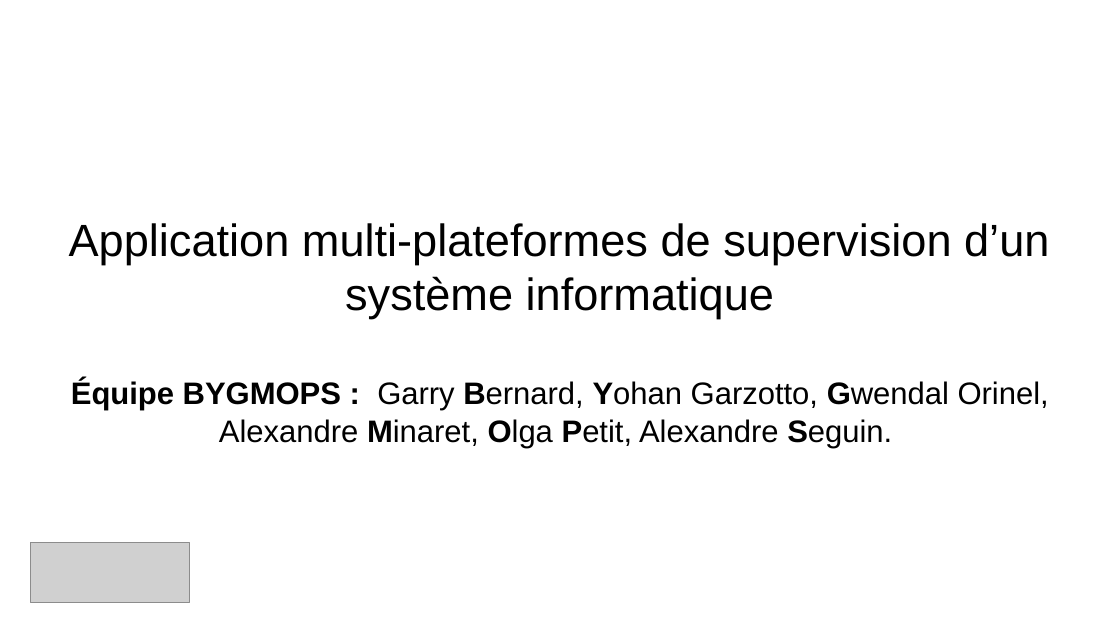
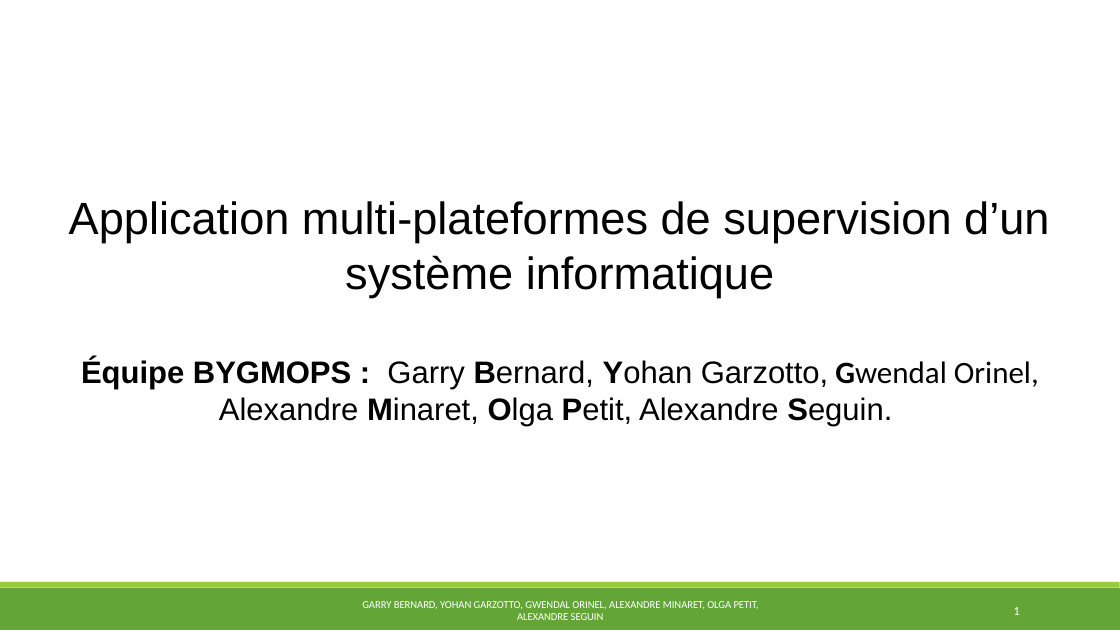
Before and after one commit to MSIR2018/Supervision-Cacti, a slide deck: slide 1 of Powerpoint.pptx. Drawn at 1120x630 pixels with LibreOffice and Linux fonts; fonts in the diff are those of the drawing; grey boxes stand for pictures; background and template pictures are left out. Boxes give left, top, right and bottom in pixels: in the first picture for what was removed or moved away, otherwise in the second. Text is boxed around its words. In the diff, an @@ line names an element or a change of style, - is before the commit and + after.

```diff
--- a/Powerpoint.pptx
+++ b/Powerpoint.pptx
@@ text "Application multi-plateformes de supervision d’un ...": place and size @@
-text "Application multi-plateformes de supervision d’un ..." at box(69, 223, 1049, 448)
+text "Application multi-plateformes de supervision d’un ..." at box(69, 201, 1049, 426)
@@ text at box(81, 358, 1039, 426): font Arial to Calibri in "Gwendal Orinel," @@
@@ picture removed at box(30, 543, 190, 603) @@
@@ rectangle added at box(0, 588, 1120, 630), fill #63A537 @@
@@ rectangle added at box(0, 582, 1120, 588), fill #99CB38 @@
@@ text added at box(362, 601, 759, 620), 7.4 pt, text #FFFFFF @@
+GARRY BERNARD, YOHAN GARZOTTO, GWENDAL ORINEL, ALEXANDRE MINARET, OLGA PETIT, ALEXANDRE SEGUIN
@@ page number added at box(1014, 607, 1020, 615), 8.7 pt, text #FFFFFF @@
+1
```
Also in this commit, not shown: 11 other slides changed, 1 slide added, 1 slide removed.
